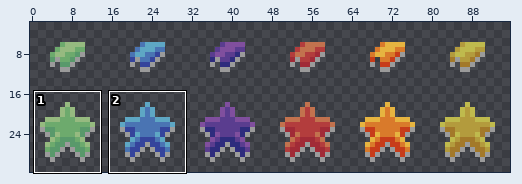
One commit to this pixel-art file: Assets/Art/Environment/Beach/Foliage/Sand_Foliage.aseprite. Above: a wide view before the commit, with the close-up outlined.
Close-up. As it was:
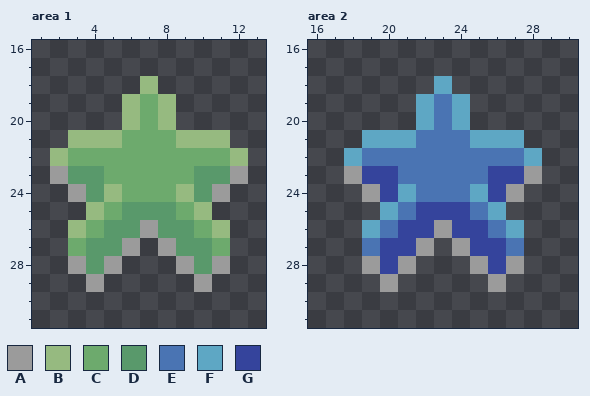
96x32 pixels, 1 frame. Shown: area 1: x 1..13, y 16..31; area 2: x 16..30, y 16..31. The wide view leaves out empty margins. The commit also changed other parts of the picture, which this record leaves out.
Palette (. is transparent): A #9b9b9b  B #96ba80  C #6daa6d  D #59996b  E #4a74b3  F #5ea7c4  G #35449c
Pixels before, area 1, first column x 2:
18 .....B.....
19 ....BCB....
20 ....BCB....
21 .BBBCCCBBB.
22 BCCCCCCCCCB
23 ADDCCCCCDDA
24 .ADBCCCBDA.
25 ..BCDDDCB..
26 .BCDDADDCB.
27 .CDDA.ADDC.
28 .ADA...ADA.
29 ..A.....A..
Pixels before, area 2, first column x 18:
18 .....F.....
19 ....FEF....
20 ....FEF....
21 .FFFEEEFFF.
22 FEEEEEEEEEF
23 AGGEEEEEGGA
24 .AGFEEEFGA.
25 ..FEGGGEF..
26 .FEGGAGGEF.
27 .EGGA.AGGE.
28 .AGA...AGA.
29 ..A.....A..
The result:
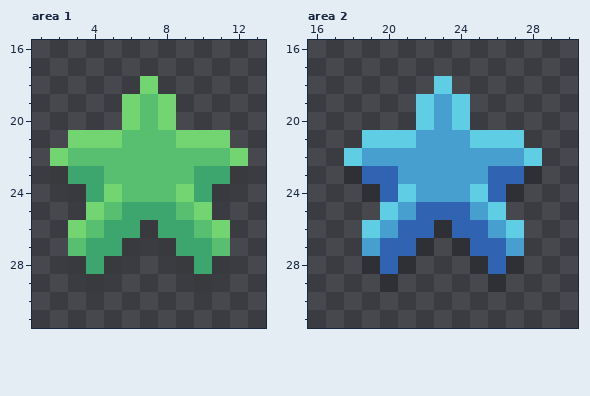
Diff:
layer "Shadow" opacity 20% added
colour A: #9b9b9b -> #00000033
colour B: #96ba80 -> #72d572
colour C: #6daa6d -> #58bf70
colour D: #59996b -> #3da66e
colour E: #4a74b3 -> #469fcf
colour F: #5ea7c4 -> #5fcde4
colour G: #35449c -> #3064b3
